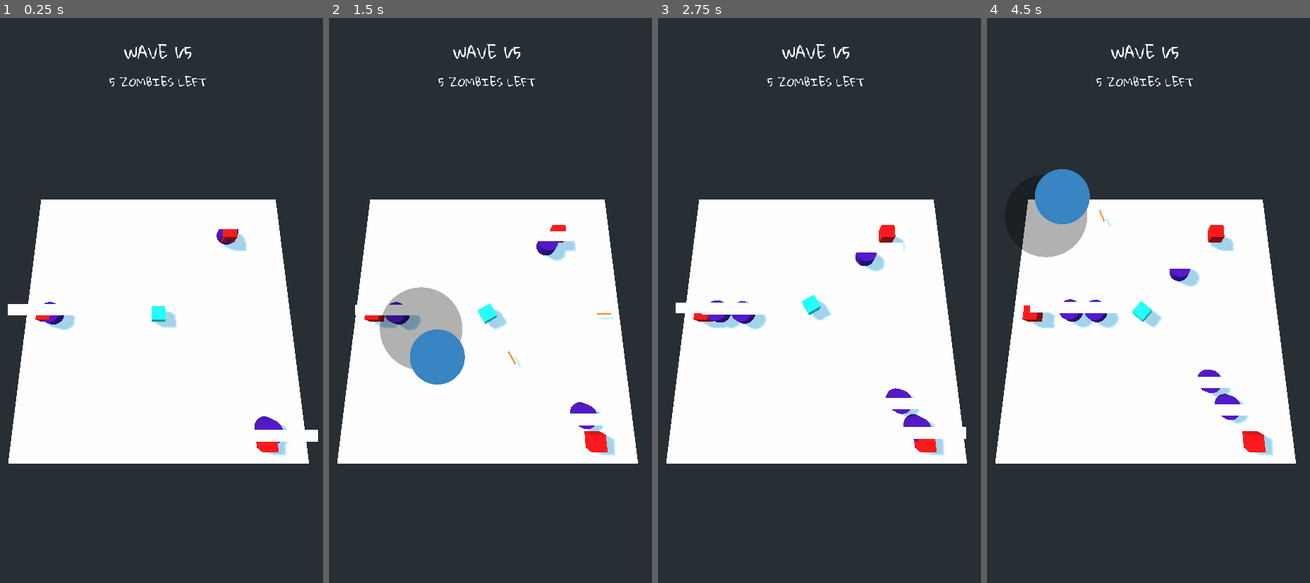
Above: before the commit, frames 1-4 (left to right).
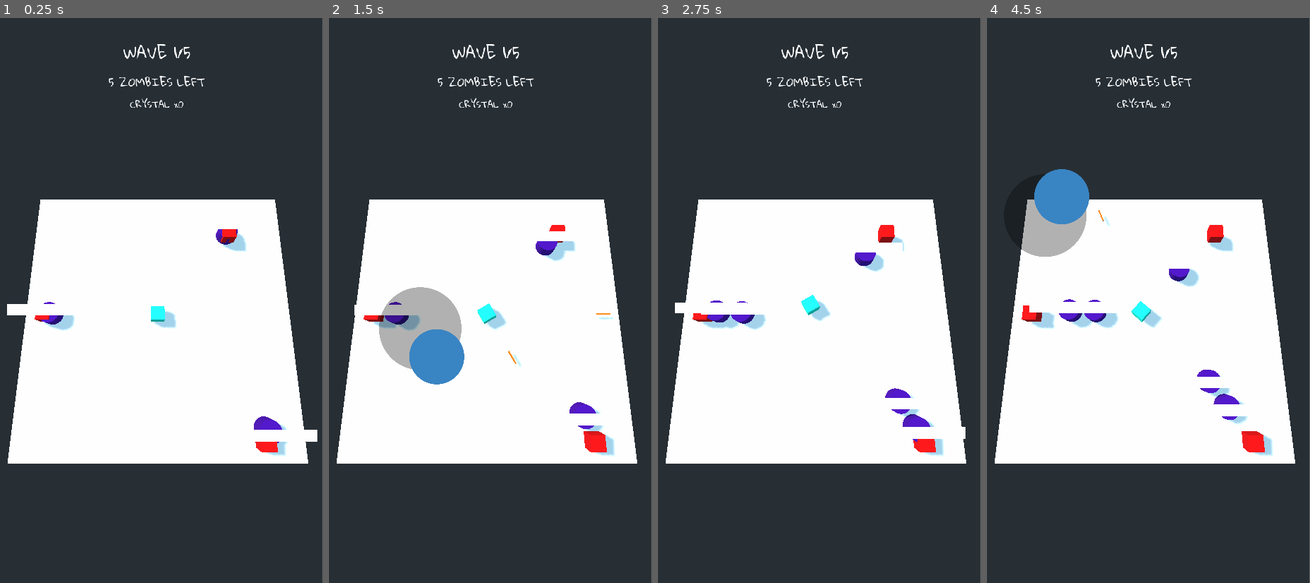
Above: after the commit, the same moments.

Repository: jeffsieu/coma-dash
Game: Godot game, scene res://MainLevel.tscn
Two runs of this game, one before a commit and one after it. Both use one fixed random seed, a clock stepped at 60 frames per second and the inputs below.
Inputs (mouse positions are in pixels of both pictures, inside the frame that each line leads up to):
- Up to frame 1 (0.25 s): no input
- Up to frame 2 (1.5 s): move the mouse to (558, 272) at 0.52 s; click (558, 272) at 0.67 s; drag from (419, 328) to (471, 413) at 1.27 s
- Up to frame 3 (2.75 s): move the mouse to (848, 176) at 2.02 s; click (848, 176) at 2.17 s
- Up to frame 4 (4.5 s): drag from (1129, 413) to (1045, 215) at 2.77 s; move the mouse to (1245, 385) at 3.52 s; click (1245, 385) at 3.67 s; drag from (1045, 215) to (1093, 159) at 4.27 s
In our replay, the window is 469x800 before the commit and 468x800 after it. These sizes can differ from the game's own. Grey fills any space a smaller window leaves; there, only what the larger window draws over its background counts as a difference.

The runs differ from the first frame. In frame 1, 0.8% of the frame differs, in the area x 2-99%, y 4-79%; in frame 2, 0.9%; in frame 3, 0.8%; in frame 4, 1.0%, in the area x 2-96%, y 4-79%.

Commit message:
Add loot system

Diff:
--- a/EnemySpawner/EnemySpawner.gd
+++ b/EnemySpawner/EnemySpawner.gd
@@ -25,9 +25,8 @@
 			respawn_cooldown += respawn_time
 			count += 1
 			var zombie = Zombie.instance()
-			randomize()
 			zombie.wave = wave
 			zombie.transform.origin = transform.origin + Vector3(randf() * scale.x, -zombie.scale.y, randf() * scale.z)
 			$"/root/Level".add_child(zombie)
-			wave.on_enemy_spawned()
+			wave.on_enemy_spawned(zombie)
 		respawn_cooldown -= delta
--- a/GUI.gd
+++ b/GUI.gd
@@ -3,9 +3,10 @@
 var level_manager
 
 func _ready():
-	var level_manager = $"/root/Level/LevelManager"
+	level_manager = $"../LevelManager"
 	level_manager.connect("wave_changed", self, "on_wave_changed")
 	level_manager.connect("enemy_died", self, "on_enemy_died")
+	level_manager.connect("loot_collected", self, "on_loot_collected")
 	$WaveCounter.text = "WAVE %s/%s" % [level_manager.current_wave_count, level_manager.wave_count]
 	$ZombiesLeft.text = "%d ZOMBIES LEFT" % level_manager.current_wave.total_count
 
@@ -15,3 +16,6 @@
 
 func on_enemy_died(died, total):
 	$ZombiesLeft.text = "%d ZOMBIES LEFT" % (total - died)
+
+func on_loot_collected(collected):
+	$LootCollected.text = "%d CRYSTALS COLLECTED" % (collected)
--- a/LevelManager/LevelManager.gd
+++ b/LevelManager/LevelManager.gd
@@ -1,22 +1,28 @@
 extends Node
 
 const Wave = preload("res://LevelManager/Wave.gd")
+const LootManager = preload("res://LevelManager/LootManager.gd")
 
 var current_wave
 var current_wave_count = 0
 var wave_count = 5
+var loot_count = 0
+var loot_manager
 
 signal wave_changed
 signal enemy_died
+signal loot_collected
 
 func _ready():
+	randomize()
+	loot_manager = LootManager.new(self)
 	spawn_wave()
 
 func end():
 	pass
 
 func spawn_wave():
-	current_wave = Wave.new(self, 5)
+	current_wave = Wave.new(self, 5, loot_manager)
 	current_wave.connect("enemy_died", self, "on_enemy_died")
 	current_wave.connect("ended", self, "on_wave_ended")
 	emit_signal("wave_changed", current_wave, current_wave_count, wave_count)
@@ -31,3 +37,7 @@
 		end()
 	else:
 		spawn_wave()
+
+func on_loot_collected():
+	loot_count += 1
+	emit_signal("loot_collected", loot_count)
--- /dev/null
+++ b/LevelManager/LootManager.gd
@@ -0,0 +1,27 @@
+extends Node
+
+const Crystal = preload("res://Loot/Crystal.tscn")
+
+var level_manager
+
+# Called when the node enters the scene tree for the first time.
+func _ready() -> void:
+	pass # Replace with function body.
+
+func _init(level_manager):
+	self.level_manager = level_manager
+
+func maybe_attach_loot_enemy(enemy) -> void:
+	attach_loot_enemy(enemy)
+
+func attach_loot_enemy(enemy) -> void:
+	enemy.has_loot = true
+
+func drop_loot(enemy) -> void:
+	var crystal = Crystal.instance()
+	crystal.connect("collected", self, "on_loot_collected")
+	crystal.transform.origin = enemy.transform.origin
+	level_manager.add_child(crystal)
+
+func on_loot_collected():
+	level_manager.on_loot_collected()
--- a/LevelManager/Wave.gd
+++ b/LevelManager/Wave.gd
@@ -1,14 +1,16 @@
 var total_count
 var level_manager
+var loot_manager
 var spawned_count = 0
 var dead_count = 0
 
 signal enemy_died
 signal ended
 
-func _init(level_manager, total_count):
+func _init(level_manager, total_count, loot_manager):
 	self.level_manager = level_manager
 	self.total_count = total_count
+	self.loot_manager = loot_manager
 
 func start():
 	level_manager.get_tree().call_group("spawners", "start", self)
@@ -19,12 +21,17 @@
 func end():
 	emit_signal("ended", self)
 
-func on_enemy_spawned():
+func on_enemy_spawned(enemy):
+	loot_manager.maybe_attach_loot_enemy(enemy)
+
 	spawned_count += 1
 	if spawned_count >= total_count:
 		stop_spawners()
 
-func on_enemy_died():
+func on_enemy_died(enemy):
+	if enemy.has_loot:
+		loot_manager.drop_loot(enemy)
+
 	dead_count += 1
 	emit_signal("enemy_died", dead_count, total_count)
 	if dead_count == total_count:
--- /dev/null
+++ b/Loot/Crystal.gd
@@ -0,0 +1,19 @@
+extends Area
+
+signal collected
+
+# Called when the node enters the scene tree for the first time.
+func _ready() -> void:
+	pass # Replace with function body.
+
+# Called every frame. 'delta' is the elapsed time since the previous frame.
+func _process(delta: float) -> void:
+	pass
+
+func _on_Crystal_body_entered(body: Node) -> void:
+	if body.get_name() == "Player":
+		emit_signal("collected")
+		_die()
+
+func _die() -> void:
+	.queue_free()
--- /dev/null
+++ b/Loot/Crystal.tscn
@@ -0,0 +1,24 @@
+[gd_scene load_steps=5 format=2]
+
+[ext_resource path="res://Loot/Crystal.gd" type="Script" id=1]
+
+[sub_resource type="CubeMesh" id=1]
+
+[sub_resource type="SpatialMaterial" id=2]
+albedo_color = Color( 0, 1, 0.909804, 1 )
+
+[sub_resource type="BoxShape" id=3]
+extents = Vector3( 1.00611, 1, 1 )
+
+[node name="Crystal" type="Area"]
+script = ExtResource( 1 )
+
+[node name="CSGMesh" type="CSGMesh" parent="."]
+transform = Transform( 0.497768, 0, 0, 0, 0.497768, 0, 0, 0, 0.497768, 0, 0, 0 )
+mesh = SubResource( 1 )
+material = SubResource( 2 )
+
+[node name="CollisionShape" type="CollisionShape" parent="."]
+transform = Transform( 0.520133, 0, 0, 0, 0.520133, 0, 0, 0, 0.520133, 0, 0, 0 )
+shape = SubResource( 3 )
+[connection signal="body_entered" from="." to="." method="_on_Crystal_body_entered"]
--- a/MainLevel.tscn
+++ b/MainLevel.tscn
@@ -10,12 +10,16 @@
 [ext_resource path="res://Heading1.tres" type="DynamicFont" id=8]
 [ext_resource path="res://Heading2.tres" type="DynamicFont" id=9]
 [ext_resource path="res://GUI.gd" type="Script" id=10]
+[ext_resource path="res://GloriaHallelujah-Regular.ttf" type="DynamicFontData" id=11]
 
 [sub_resource type="BoxShape" id=1]
 
 [sub_resource type="CubeMesh" id=2]
 
 [sub_resource type="CircleShape2D" id=3]
+
+[sub_resource type="DynamicFont" id=4]
+font_data = ExtResource( 11 )
 
 [node name="Level" type="Spatial"]
 
@@ -78,6 +82,7 @@
 margin_top = 33.5074
 margin_right = -32.0
 margin_bottom = -30.4926
+rect_scale = Vector2( 0.997749, 1 )
 script = ExtResource( 10 )
 __meta__ = {
 "_edit_use_anchors_": false
@@ -100,3 +105,11 @@
 custom_fonts/font = ExtResource( 9 )
 text = "ZOMBIES LEFT"
 align = 1
+
+[node name="LootCollected" type="Label" parent="GUI"]
+margin_top = 106.0
+margin_right = 536.0
+margin_bottom = 139.0
+custom_fonts/font = SubResource( 4 )
+text = "CRYSTAL x0"
+align = 1
--- a/Zombie/Zombie.gd
+++ b/Zombie/Zombie.gd
@@ -7,6 +7,7 @@
 var health = 100
 var velocity = Vector3()
 var wave
+var has_loot = false
 
 onready var player = $"/root/Level/Player"
 
@@ -27,5 +28,5 @@
 		_die()
 
 func _die():
-	wave.on_enemy_died()
+	wave.on_enemy_died(self)
 	.queue_free()
--- a/project.godot
+++ b/project.godot
@@ -24,8 +24,6 @@
 window/size/width=600
 window/size/height=1024
 window/handheld/orientation="portrait"
-window/stretch/mode="viewport"
-window/stretch/aspect="expand"
 
 [input]
 
Not shown: 2 places in EnemySpawner/EnemySpawner.tscn that only renumber resources
Not shown: 1 places in MainLevel.tscn that only renumber resources
Not shown: 2 places in Player/Player.tscn that only renumber resources
